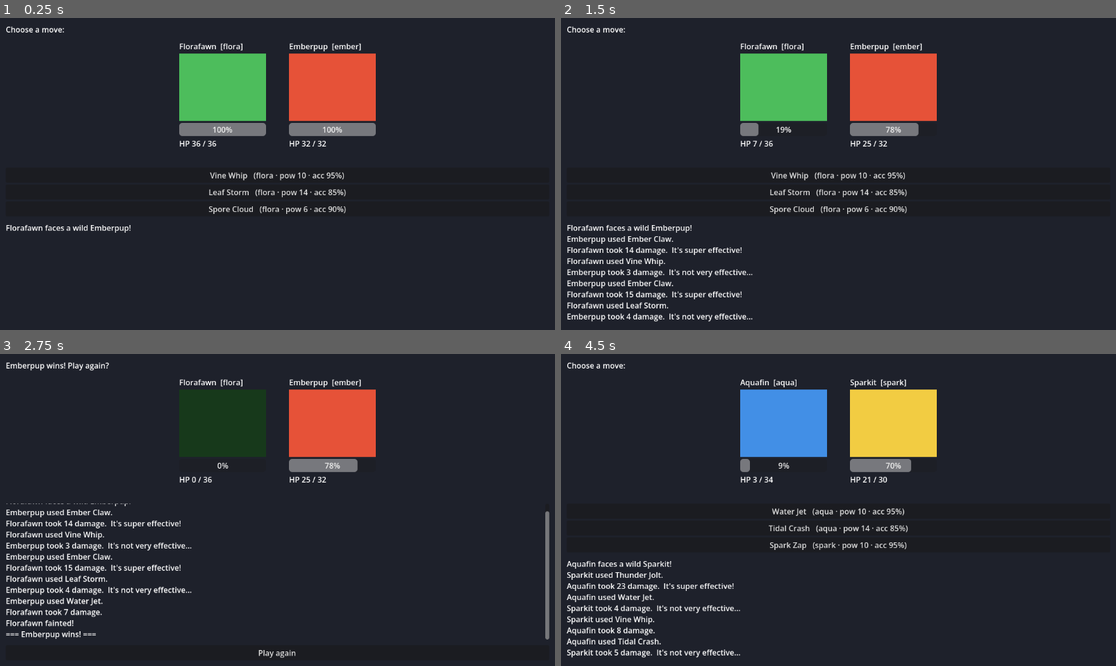
Above: before the commit, frames 1-4 (two rows, left to right).
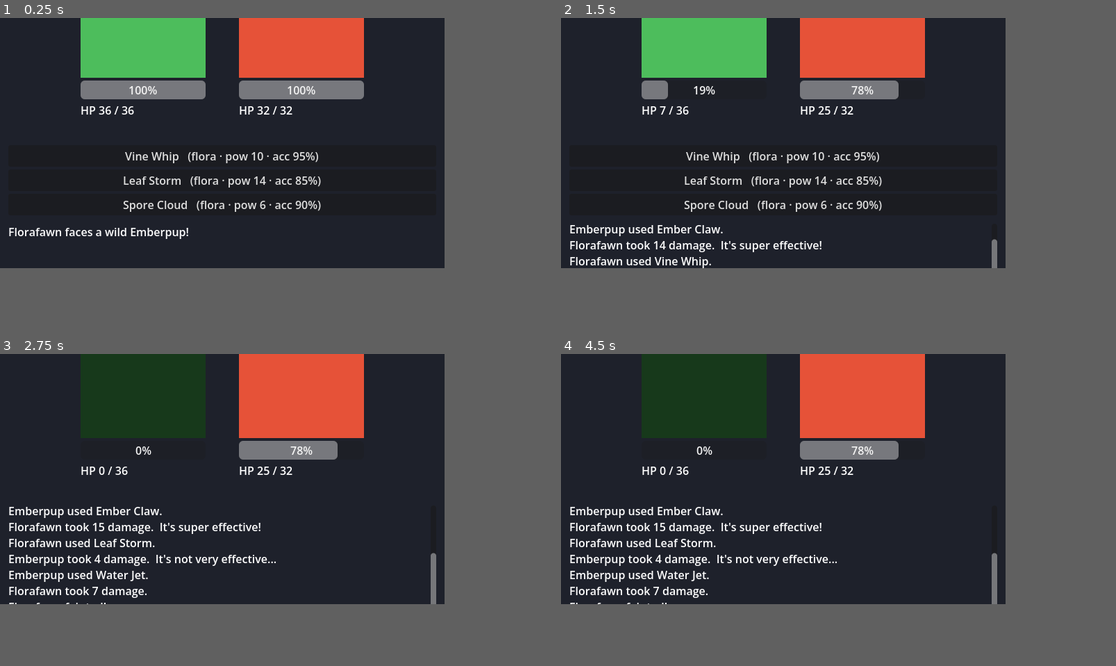
Above: after the commit, the same moments.

Repository: maximusunc/pokepals
Game: Godot game, scene res://scenes/battle.tscn
Two runs of this game, one before a commit and one after it. Both use one fixed random seed, a clock stepped at 60 frames per second and the inputs below. After the commit the project has no main scene; this scene is started directly in both runs.
Inputs (mouse positions are in pixels of both pictures, inside the frame that each line leads up to):
- Up to frame 1 (0.25 s): no input
- Up to frame 2 (1.5 s): click "Vine Whip (flora · pow 10 · a…" at 0.5 s; click "Leaf Storm (flora · pow 14 · …" at 1.25 s
- Up to frame 3 (2.75 s): click "Spore Cloud (flora · pow 6 · …" at 2 s
- Up to frame 4 (4.5 s): click (838, 653) at 2.75 s, where only the run before the commit has a clickable "Play again"; click (838, 510) at 3.5 s, where only the run before the commit has a clickable "Water Jet (aqua · pow 10 · ac…"; click (838, 528) at 4.25 s, where only the run before the commit has a clickable "Tidal Crash (aqua · pow 14 · …"
In our replay, the window is 799x449 before the commit and 640x360 after it. These sizes can differ from the game's own. Grey fills any space a smaller window leaves; there, only what the larger window draws over its background counts as a difference.

The runs differ from the first frame. In frame 1, 18% of the frame differs, in the area x 1-68%, y 0-71%; in frame 2, 19%, in the area x 1-79%, y 0-98%; in frame 3, 12%; in frame 4, 16%.

Commit message:
chore: point Kithbound at World scene with mobile-friendly stretch

Diff:
--- a/pokepals/project.godot
+++ b/pokepals/project.godot
@@ -10,10 +10,17 @@
 
 [application]
 
-config/name="Pokepals"
-run/main_scene="res://scenes/battle.tscn"
+config/name="Kithbound"
+run/main_scene="res://scenes/world.tscn"
 config/features=PackedStringArray("4.6", "GL Compatibility")
 config/icon="res://icon.svg"
+
+[display]
+
+window/size/viewport_width=640
+window/size/viewport_height=360
+window/stretch/mode="canvas_items"
+window/stretch/aspect="expand"
 
 [physics]
 
